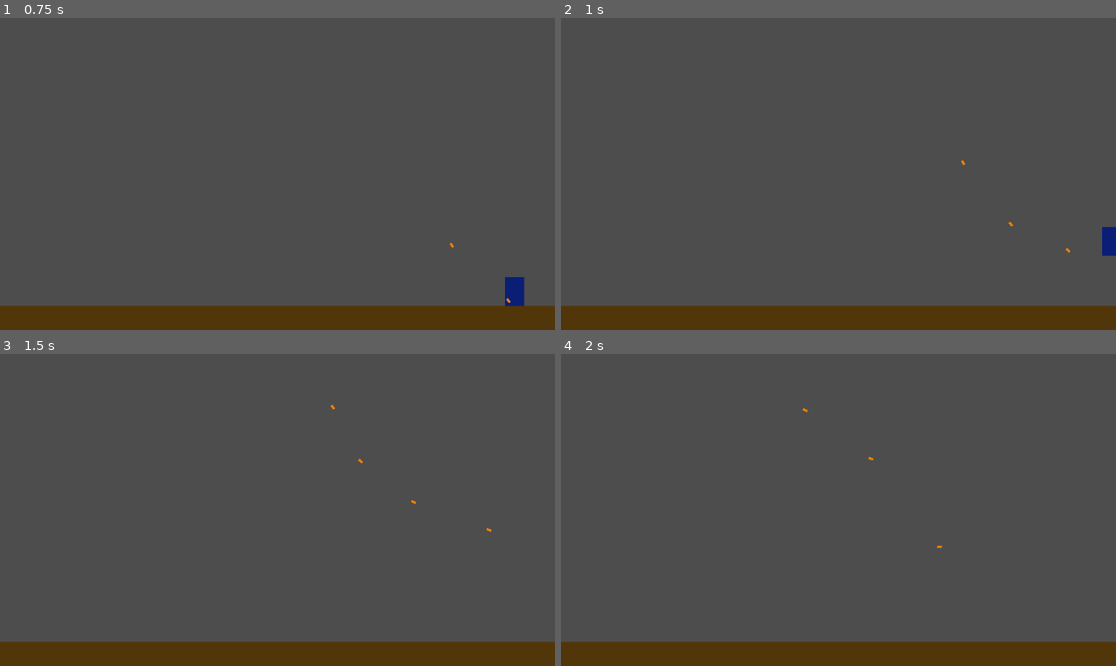
Above: before the commit, frames 1-4 (two rows, left to right).
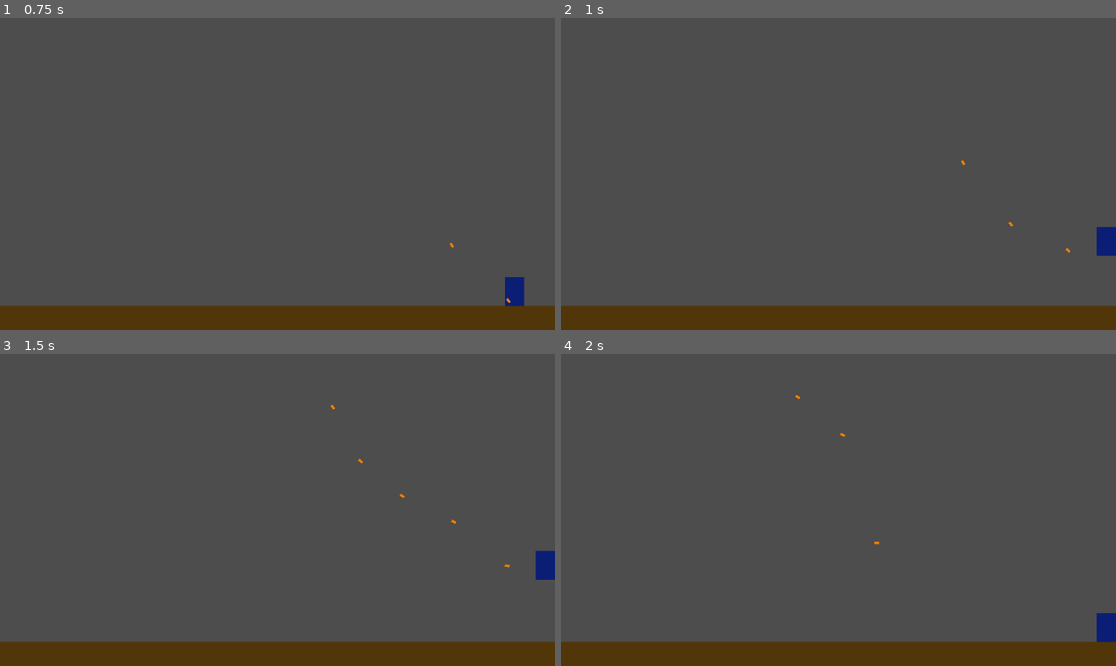
Above: after the commit, the same moments.

Repository: engfelipelacerda/moon-conquerors
Game: Godot game, scene res://scenes/Main.tscn
Two runs of this game, one before a commit and one after it. Both use one fixed random seed, a clock stepped at 60 frames per second and the inputs below.
Inputs (mouse positions are in pixels of both pictures, inside the frame that each line leads up to):
- Up to frame 1 (0.75 s): move the mouse to (399, 158) at 0.52 s; press the mouse at (399, 158) at 0.53 s; hold Right (ui_right) from 0.53 s (still down)
- Up to frame 2 (1 s): keep holding Right (ui_right); tap Space (ui_accept) at 0.77 s
- Up to frame 3 (1.5 s): keep holding Right (ui_right); move the mouse to (166, 525) at 1.27 s; release the mouse at (166, 525) at 1.28 s; click (166, 525) at 1.35 s
- Up to frame 4 (2 s): keep holding Right (ui_right); tap Space (ui_accept) at 1.52 s

Frame 1 is identical in both runs. In frame 2, less than 0.1% of the frame differs, in the area x 96-98%, y 67-77%; in frame 3, 0.4%, in the area x 71-100%, y 44-73%; in frame 4, 0.4%.

Commit message:
Adding invisible barrier

Diff:
--- a/scenes/Main.tscn
+++ b/scenes/Main.tscn
@@ -4,6 +4,9 @@
 
 [sub_resource type="RectangleShape2D" id="RectangleShape2D_qnwvq"]
 size = Vector2(1152, 50)
+
+[sub_resource type="RectangleShape2D" id="RectangleShape2D_elqb8"]
+size = Vector2(2, 432.16248)
 
 [node name="Main" type="Node2D" unique_id=817526930]
 
@@ -23,3 +26,13 @@
 shape = SubResource("RectangleShape2D_qnwvq")
 
 [node name="Player" parent="." unique_id=1162943036 instance=ExtResource("1_elqb8")]
+
+[node name="Colisão Invisível" type="StaticBody2D" parent="." unique_id=419536920]
+
+[node name="Parede Direita" type="CollisionShape2D" parent="Colisão Invisível" unique_id=1517080303]
+position = Vector2(1153, 383)
+shape = SubResource("RectangleShape2D_elqb8")
+
+[node name="Parede Esquerda" type="CollisionShape2D" parent="Colisão Invisível" unique_id=316849795]
+position = Vector2(0, 383.08124)
+shape = SubResource("RectangleShape2D_elqb8")
